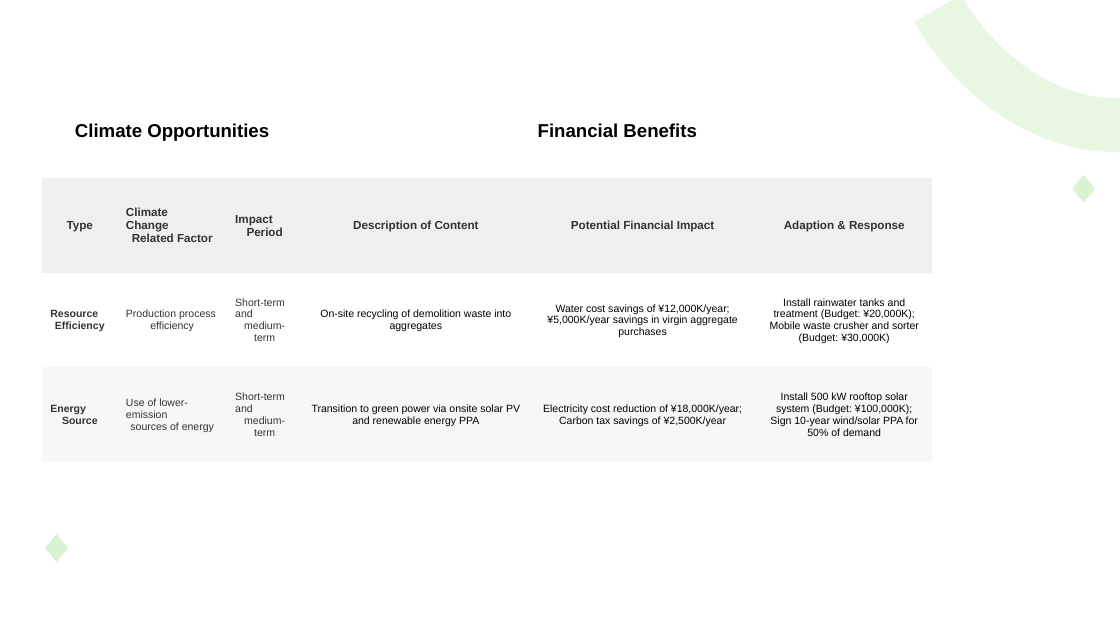
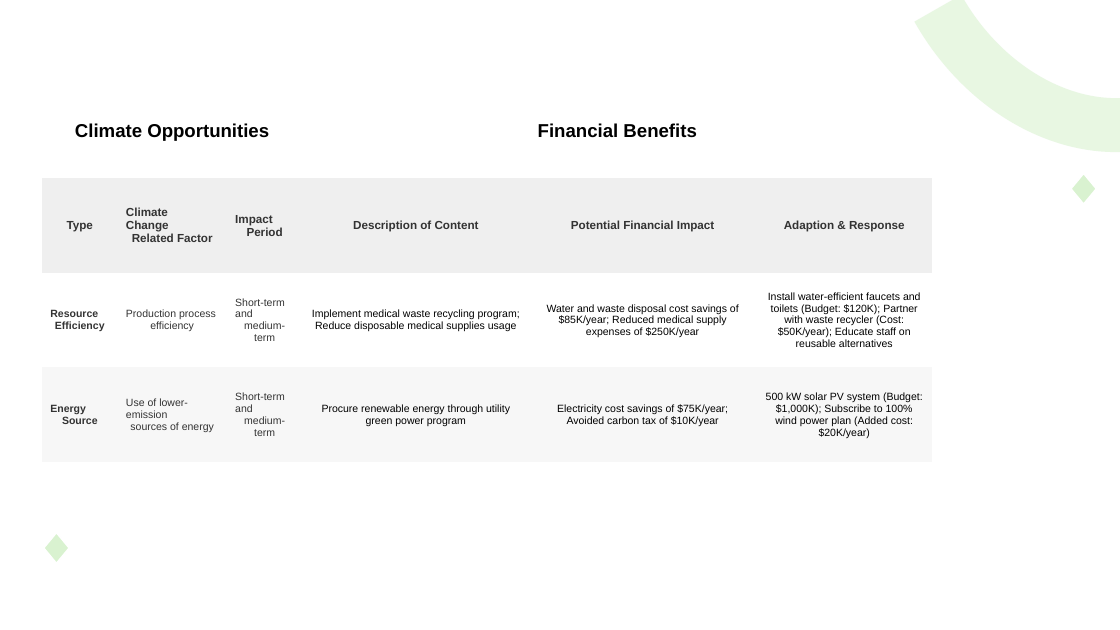
Before and after one commit to jackman993/sustainability-rep, a slide deck: slide 3 of shared/engine/tcfd/output/TCFD_table.pptx. Drawn at 1120x630 pixels with LibreOffice and Linux fonts; fonts in the diff are those of the drawing. Boxes give left, top, right and bottom in pixels: in the first picture for what was removed or moved away, otherwise in the second. Text is boxed around its words. In the diff, an @@ line names an element or a change of style, - is before the commit and + after.

```diff
--- a/shared/engine/tcfd/output/TCFD_table.pptx
+++ b/shared/engine/tcfd/output/TCFD_table.pptx
@@ table at <box>42,84,933,462</box> @@
-row 3: Resource Efficiency | Production process efficiency | Short-term and medium-term | On-site recycling of demolition waste into aggregates | Water cost savings of ¥12,000K/year; ¥5,000K/year savings in virgin aggregate purchases | Install rainwater tanks and treatment (Budget: ¥20,000K); Mobile waste crusher and sorter (Budget: ¥30,000K)
+row 3: Resource Efficiency | Production process efficiency | Short-term and medium-term | Implement medical waste recycling program; Reduce disposable medical supplies usage | Water and waste disposal cost savings of $85K/year; Reduced medical supply expenses of $250K/year | Install water-efficient faucets and toilets (Budget: $120K); Partner with waste recycler (Cost: $50K/year); Educate staff on reusable alternatives
-row 4: Energy Source | Use of lower-emission sources of energy | Short-term and medium-term | Transition to green power via onsite solar PV and renewable energy PPA | Electricity cost reduction of ¥18,000K/year; Carbon tax savings of ¥2,500K/year | Install 500 kW rooftop solar system (Budget: ¥100,000K); Sign 10-year wind/solar PPA for 50% of demand
+row 4: Energy Source | Use of lower-emission sources of energy | Short-term and medium-term | Procure renewable energy through utility green power program | Electricity cost savings of $75K/year; Avoided carbon tax of $10K/year | 500 kW solar PV system (Budget: $1,000K); Subscribe to 100% wind power plan (Added cost: $20K/year)
```
Also in this commit, not shown: 6 other slides changed, 3 other files.
